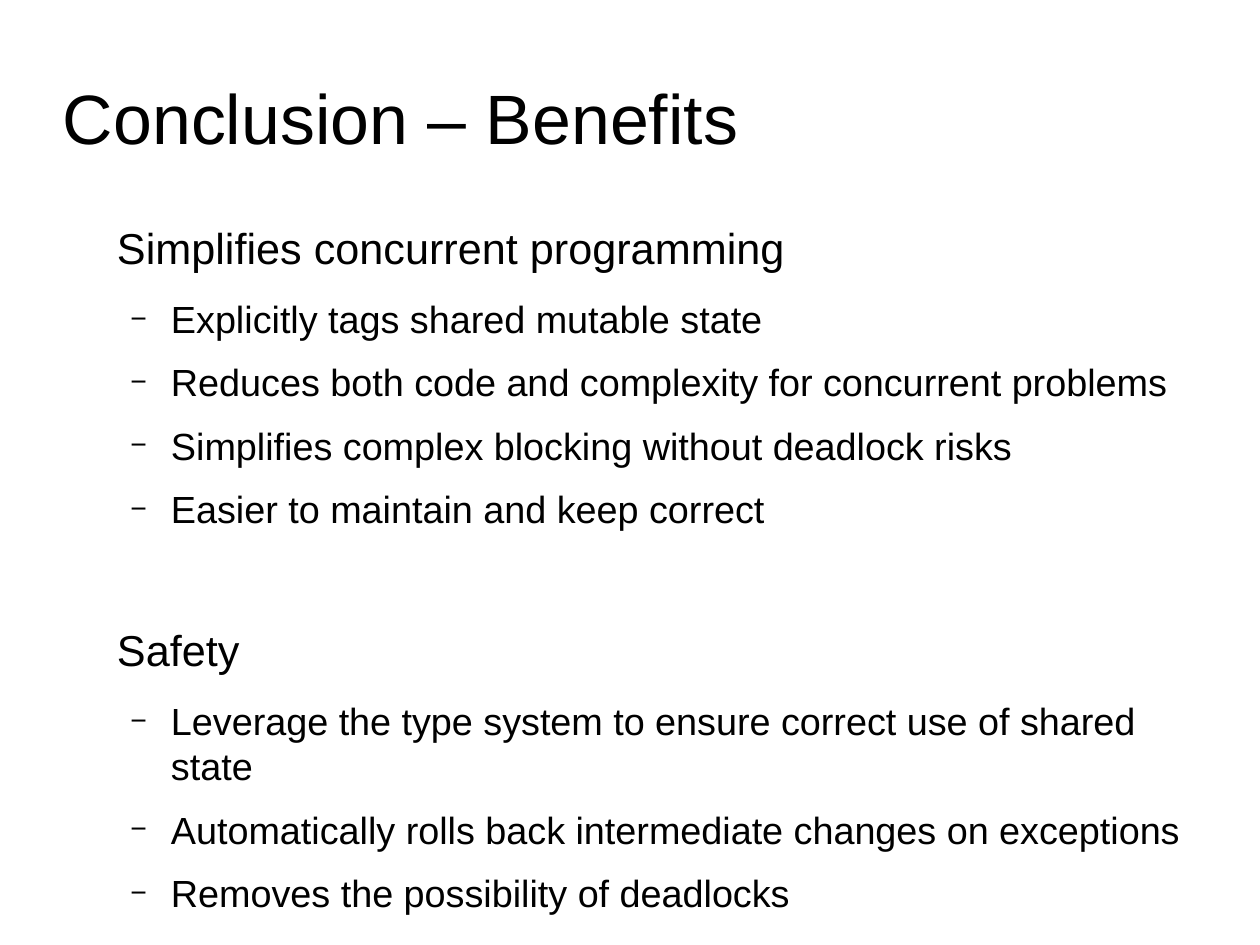
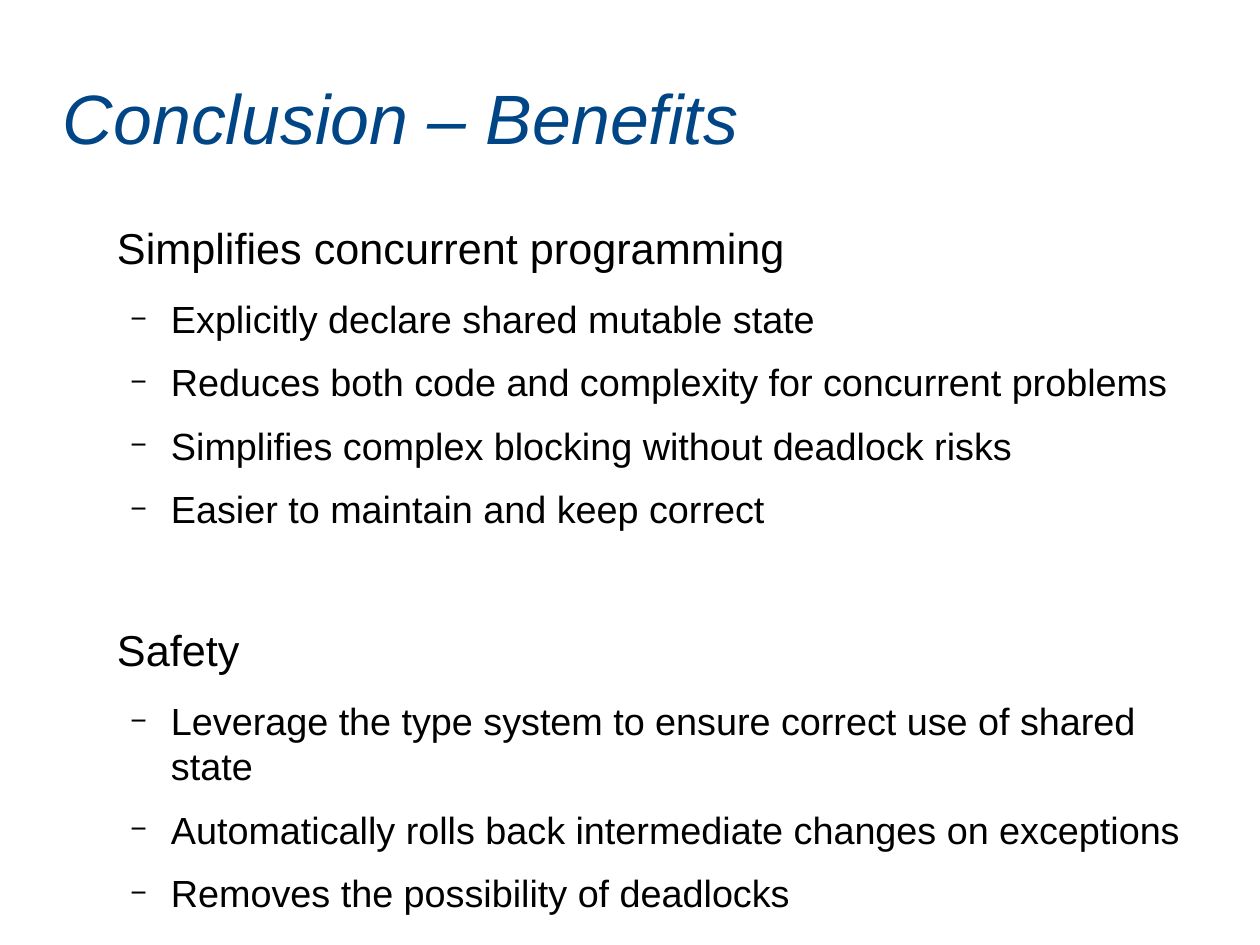
Before and after one commit to marcsaegesser/STMPresentation, a slide deck: slide 28 of slides/STMPresentation.odp. Drawn at 1260x945 pixels with LibreOffice and Linux fonts; fonts in the diff are those of the drawing. Boxes give left, top, right and bottom in pixels: in the first picture for what was removed or moved away, otherwise in the second. Text is boxed around its words. In the diff, an @@ line names an element or a change of style, - is before the commit and + after.

```diff
--- a/slides/STMPresentation.odp
+++ b/slides/STMPresentation.odp
@@ title "Conclusion – Benefits" at box(63, 93, 738, 145): text colour #000000 to #004586, italic on @@
@@ text at box(171, 305, 815, 340): text changed @@
-  − Explicitly tags shared mutable state
+  − Explicitly declare shared mutable state
```
Also in this commit, not shown: 28 other slides changed, 7 other files.
